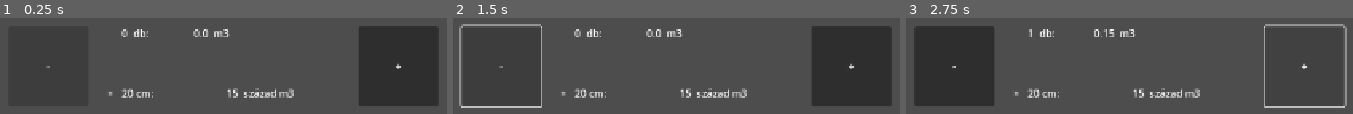
Above: before the commit, frames 1-3 (left to right).
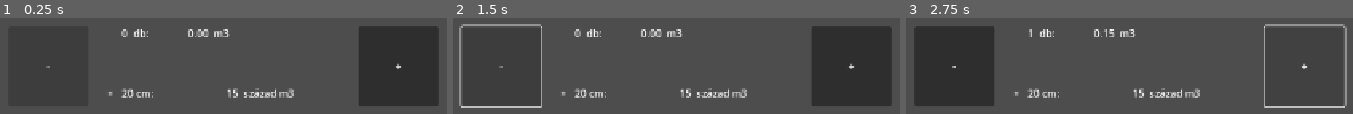
Above: after the commit, the same moments.

Repository: rolika/kob_g
Game: Godot game, scene res://wood_card.tscn
Same seed, same stepped clock (60 frames per second), same inputs: the game is played once before the commit and once after it. The project has no main scene, so this scene is started directly.
Inputs:
- Up to frame 1 (0.25 s): no input
- Up to frame 2 (1.5 s): click "+" at 0.5 s; click "-" at 1.25 s
- Up to frame 3 (2.75 s): click "+" at 2 s

The runs differ from the first frame. In frame 1, 0.2% of the frame differs, in the area x 42-47%, y 11-20%; in frame 2, 0.2%; in frame 3, nothing differs.

Commit message:
format float number

Diff:
--- a/wood_card.gd
+++ b/wood_card.gd
@@ -28,7 +28,7 @@
 	$QuantityLabel.text = str(counter)
 	$DiameterLabel.text = str(diameter)
 	$CubeLabel.text = str(cube)
-	$VolumeLabel.text = str(cube * counter * PRECISION)
+	$VolumeLabel.text = "%.2f" % (cube * counter * PRECISION)
 
 
 func set_cube_data(diameter_: int = 20, cube_: int = 15) -> void:
